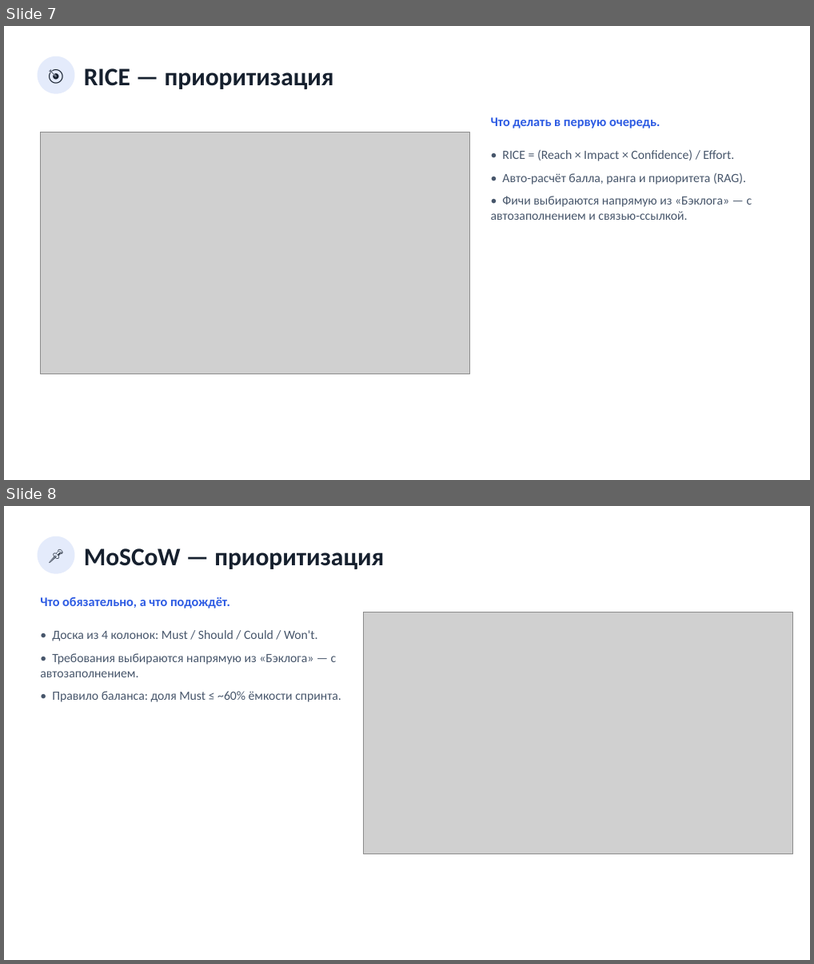
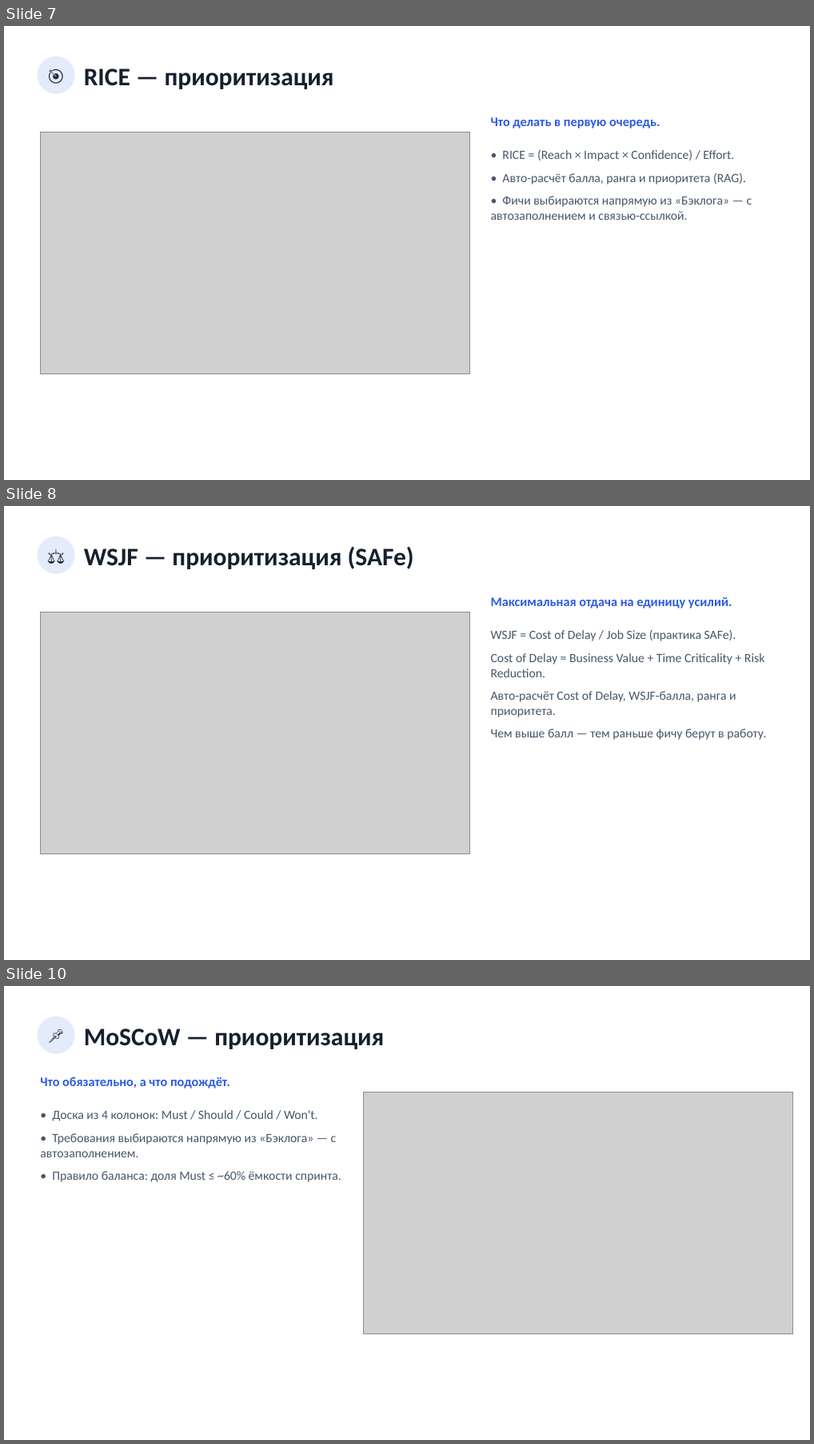
Before and after one commit to neoandrey1985/Planirovanie, a slide deck: frontend/docs/Презентация_приложения.pptx. Shown one above the other, each under a label of ours: slides 7 and 8 before the commit, slides 7, 8 and 10 after it; the slides between them are not shown. The pictures are 814x964 and 814x1444 pixels, drawn with LibreOffice and Linux fonts; fonts in the diff are those of the drawing; grey boxes stand for pictures. Boxes give left, top, right and bottom in pixels: in the first picture for what was removed or moved away, otherwise in the second. Text is boxed around its words. In the diff, an @@ line names an element or a change of style, - is before the commit and + after.

```diff
--- a/frontend/docs/Презентация_приложения.pptx
+++ b/frontend/docs/Презентация_приложения.pptx
@@ slide 8 added at [4, 506, 810, 960], background #FFFFFF @@
@@ ellipse added at [38, 536, 74, 574], fill #E4EBFB, 18 pt, text #16202E @@
+⚖️
@@ text added at [84, 547, 414, 569], 30 pt, text #16202E, bold @@
+WSJF — приоритизация (SAFe)
@@ text added at [491, 597, 732, 608], 15.5 pt, text #2D5BE3, bold @@
+Максимальная отдача на единицу усилий.
@@ picture added at [40, 612, 470, 853] @@
@@ text added at [491, 630, 766, 740], 15 pt, text #47566B @@
+WSJF = Cost of Delay / Job Size (практика SAFe).
+Cost of Delay = Business Value + Time Criticality + Risk Reduction.
+Авто-расчёт Cost of Delay, WSJF-балла, ранга и приоритета.
+Чем выше балл — тем раньше фичу берут в работу.
@@ what was slide 8 is now slide 10 @@
```
Also in this commit, not shown: 1 slide changed, 10 other slides added, 5 other files.
